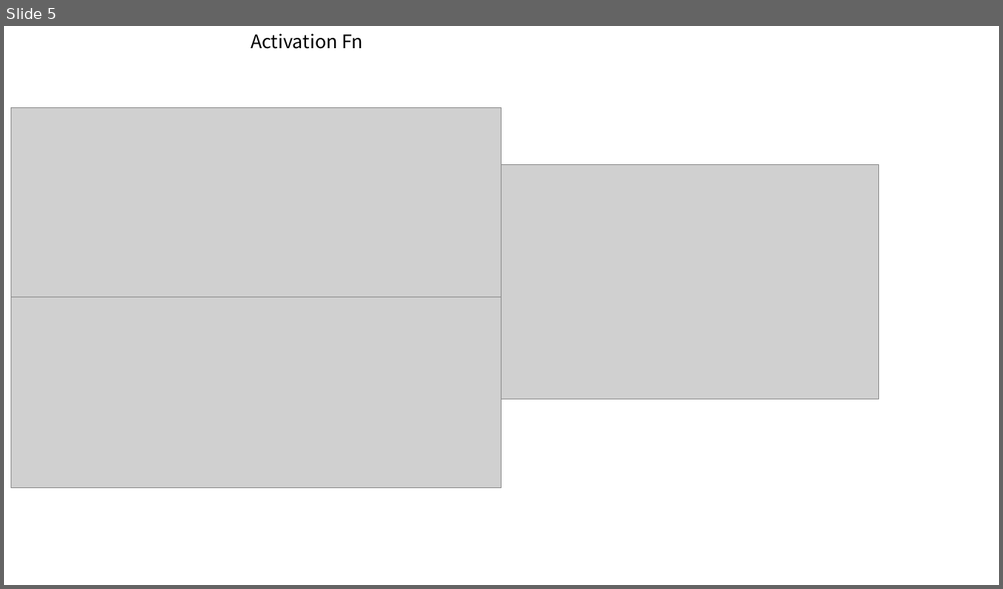
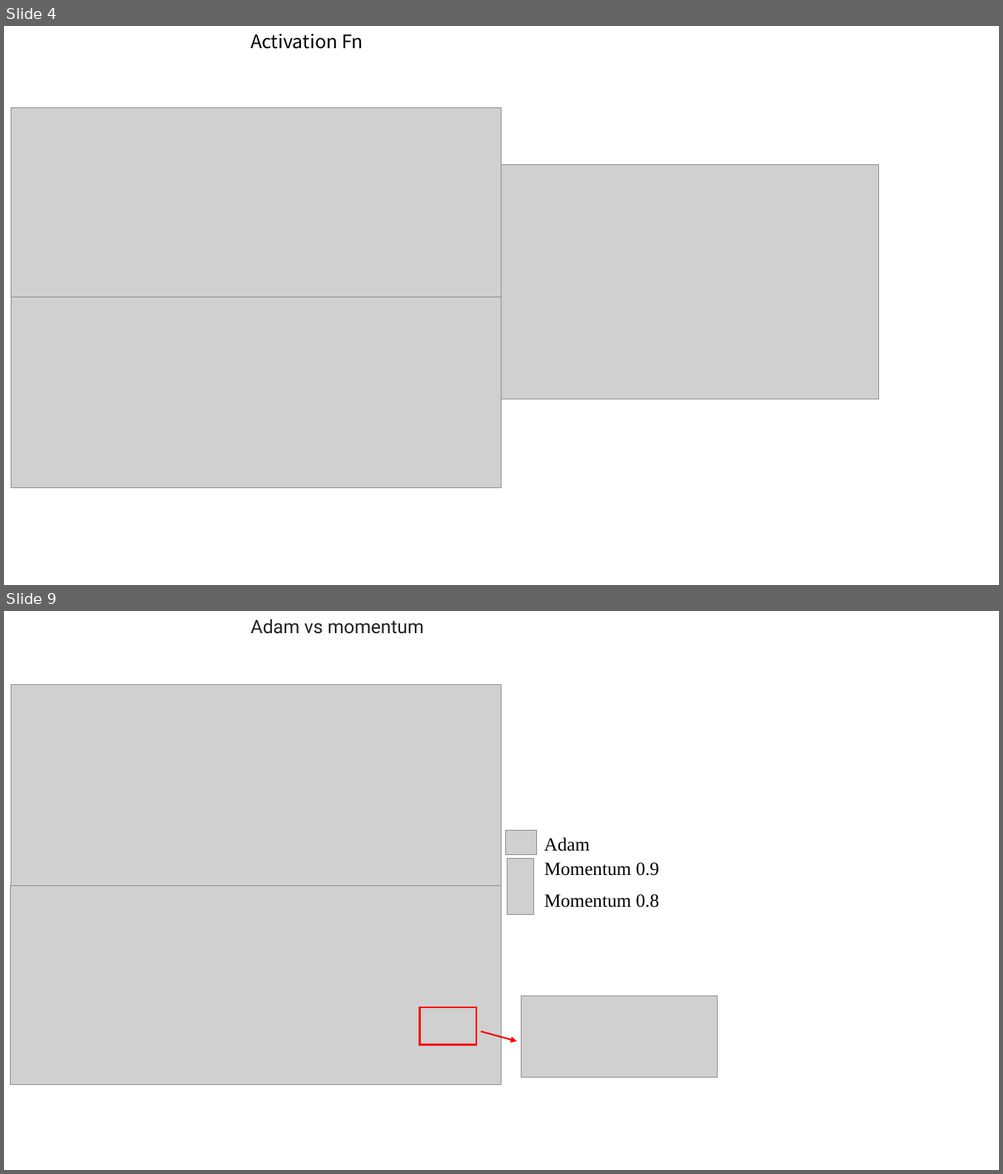
Before and after one commit to cukminseo/Basic_NN_Architecture, a slide deck: cancer.pptx. Shown one above the other, each under a label of ours: slide 5 before the commit, slides 4 and 9 after it; the slides between them are not shown. The pictures are 1003x589 and 1003x1174 pixels, drawn with LibreOffice and Linux fonts; fonts in the diff are those of the drawing; grey boxes stand for pictures. Boxes give left, top, right and bottom in pixels: in the first picture for what was removed or moved away, otherwise in the second. Text is boxed around its words. In the diff, an @@ line names an element or a change of style, - is before the commit and + after.

```diff
--- a/cancer.pptx
+++ b/cancer.pptx
@@ slide 9 added at <box>4,611,999,1170</box>, background #FFFFFF @@
@@ text added at <box>250,619,424,634</box>, 18 pt, text #212121 @@
+Adam vs momentum
@@ picture added at <box>11,684,501,886</box> @@
@@ picture added at <box>506,831,537,855</box> @@
@@ text added at <box>544,837,590,851</box>, 18 pt, text #000000 @@
+Adam
@@ picture added at <box>507,859,534,915</box> @@
@@ text added at <box>544,863,659,876</box>, 18 pt, text #000000 @@
+Momentum 0.9
@@ picture added at <box>11,886,501,1085</box> @@
@@ text added at <box>544,894,659,908</box>, 18 pt, text #000000 @@
+Momentum 0.8
@@ rectangle added at <box>420,1008,476,1045</box>, outline #FF0000 1.5 pt @@
@@ picture added at <box>521,996,717,1077</box> @@
@@ arrow added from (481, 1032) to (517, 1042), #FF0000 1.5 pt @@
@@ what was slide 5 is now slide 4 @@
```
Also in this commit, not shown: 1 slide changed, 7 other slides added, 6 other files.
